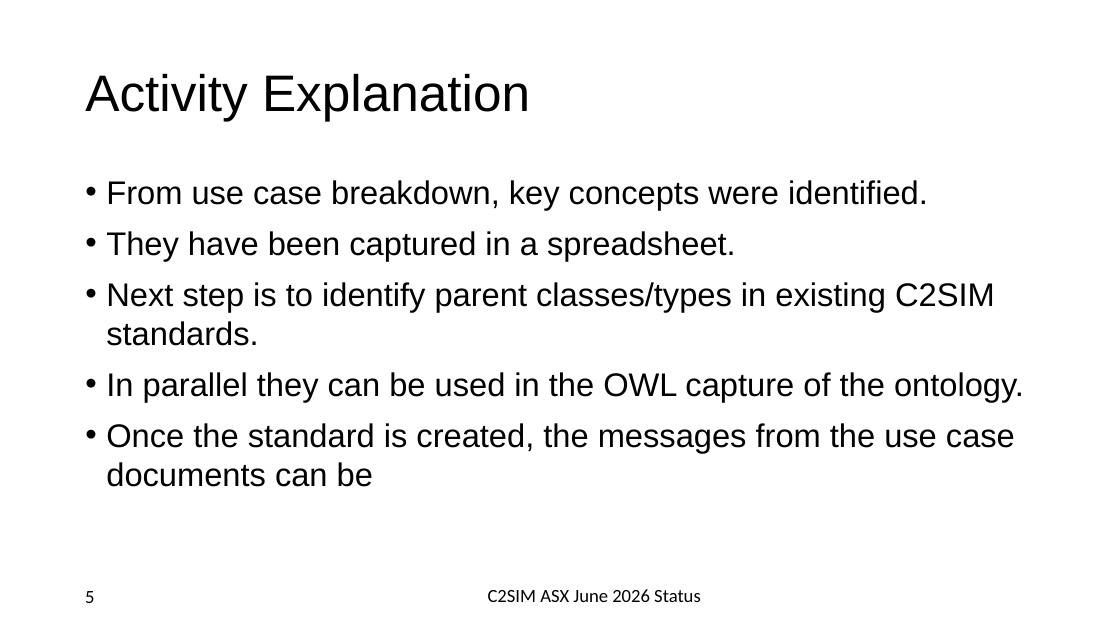
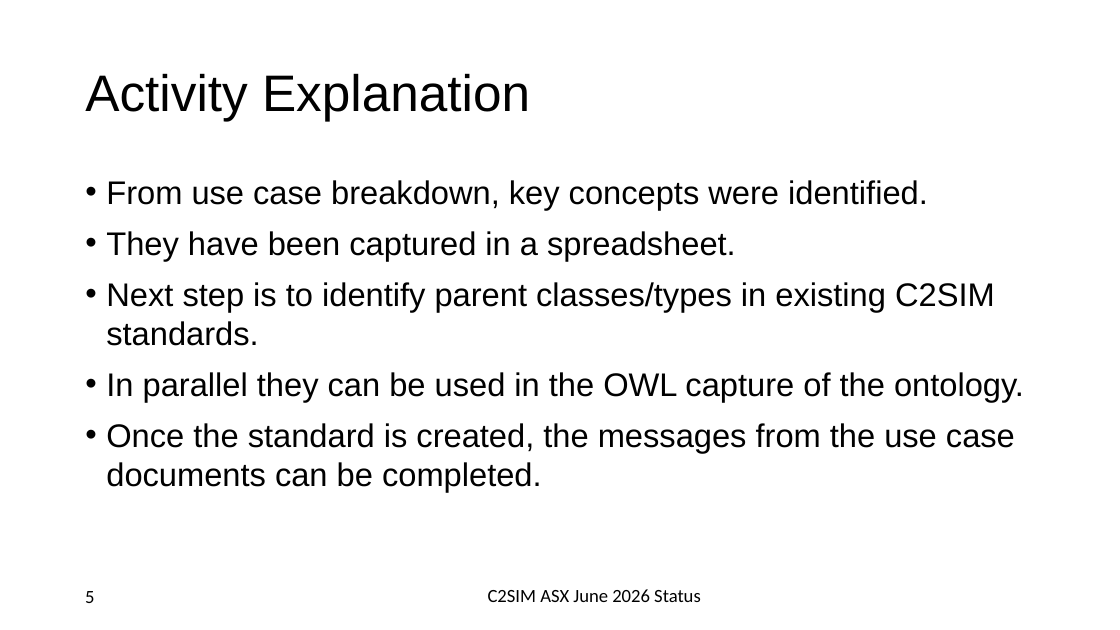
Before and after one commit to hyssostech/C2SIMArtifacts, a slide deck: slide 5 of Subgroups/ASX/Status Reporting/2026-06 ASX Status Update.pptx. Drawn at 1120x630 pixels with LibreOffice and Linux fonts; fonts in the diff are those of the drawing. Boxes give left, top, right and bottom in pixels: in the first picture for what was removed or moved away, otherwise in the second. Text is boxed around its words. In the diff, an @@ line names an element or a change of style, - is before the commit and + after.

```diff
--- a/Subgroups/ASX/Status Reporting/2026-06 ASX Status Update.pptx
+++ b/Subgroups/ASX/Status Reporting/2026-06 ASX Status Update.pptx
@@ text at <box>106,423,1015,492</box>: text changed @@
-• Once the standard is created, the messages from the use case documents can be
+• Once the standard is created, the messages from the use case documents can be completed.
```
Also in this commit, not shown: 1 slide added, 2 other files.
